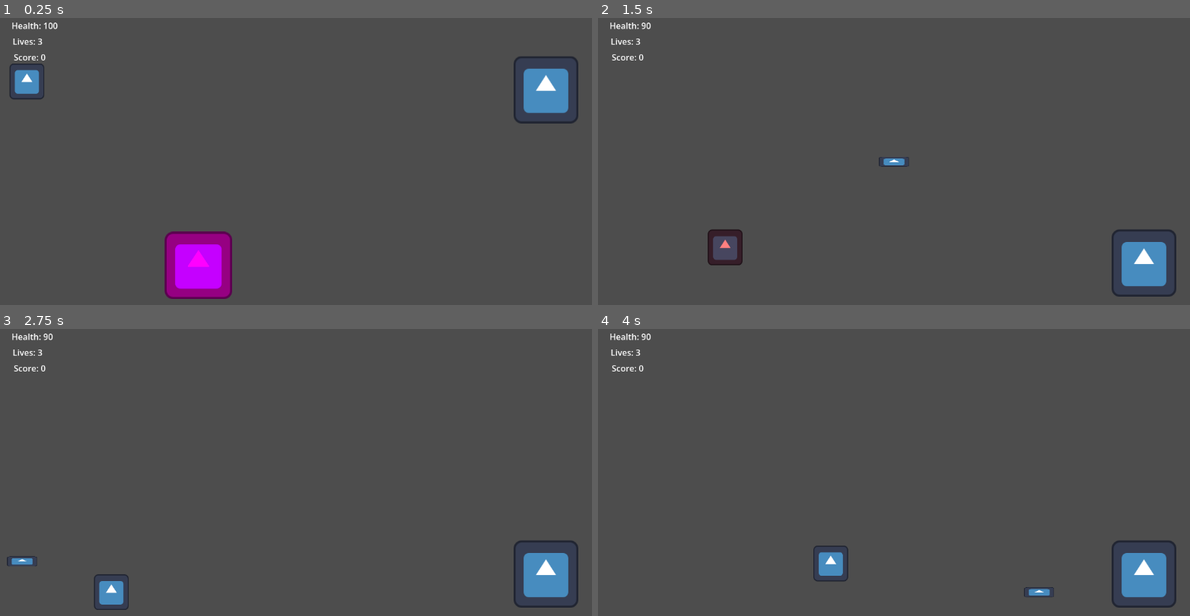
Above: before the commit, frames 1-4 (two rows, left to right).
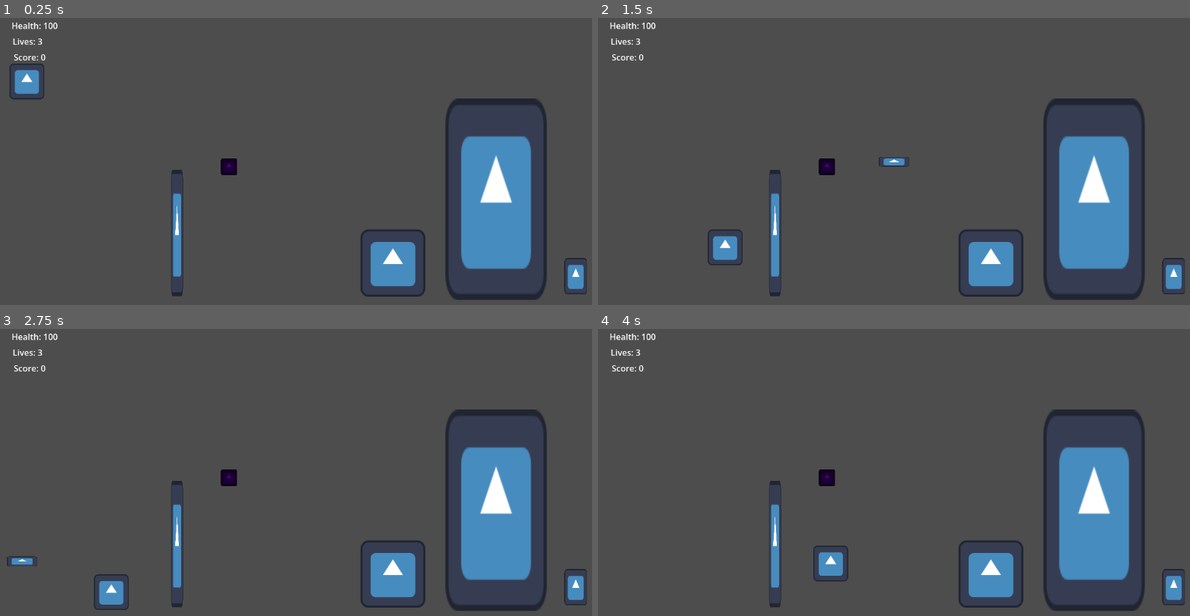
Above: after the commit, the same moments.

Repository: PixelPunk161/godot-platformer
Game: Godot game, scene res://Scenes/side_scroller.tscn
Same seed, same stepped clock (60 frames per second), same inputs: the game is played once before the commit and once after it. The engine's default icon, where the game draws it, is replaced by a stand-in: a white triangle on a blue panel in a dark square.
Inputs:
- Up to frame 1 (0.25 s): no input
- Up to frame 2 (1.5 s): hold Right (move_right) from 0.53 s (still down); tap X (shoot) at 0.6 s; tap Space (jump) at 0.77, 1.07 s; tap E (interact, bound only after the commit) at 0.8, 1.35 s
- Up to frame 3 (2.75 s): tap Space (jump) at 1.52, 1.55, 1.82, 2.1 s; release Right (move_right) at 2.03 s; hold Left (move_left) from 2.03 s (still down); tap X (shoot) at 2.3 s
- Up to frame 4 (4 s): release Left (move_left) at 2.78 s; hold Right (move_right) from 2.78 s (still down); tap X (shoot) at 2.85 s; tap Space (jump) at 3.02, 3.32, 3.77, 3.8 s; tap E (interact, bound only after the commit) at 3.05, 3.6 s

The runs differ from the first frame. In frame 1, 13% of the frame differs, in the area x 27-100%, y 13-99%; in frame 2, 11%; in frame 3, 11%; in frame 4, 11%.

Commit message:
added climbable ladder, interactable butt/gate logic, and an exit level

Diff:
--- /dev/null
+++ b/Scenes/Interactables/button.tscn
@@ -0,0 +1,23 @@
+[gd_scene format=3 uid="uid://suehnwgf681b"]
+
+[ext_resource type="Script" uid="uid://d05gjjhcwrkga" path="res://Scripts/Interactables/button.gd" id="1_6pgxd"]
+[ext_resource type="Texture2D" uid="uid://djnmuhkxao7qf" path="res://icon.svg" id="2_84ywo"]
+
+[sub_resource type="RectangleShape2D" id="RectangleShape2D_intjf"]
+size = Vector2(30, 32)
+
+[node name="Button" type="Area2D" unique_id=1067308712]
+collision_layer = 16
+collision_mask = 0
+script = ExtResource("1_6pgxd")
+
+[node name="CollisionShape2D" type="CollisionShape2D" parent="." unique_id=156779854]
+position = Vector2(1, 0)
+shape = SubResource("RectangleShape2D_intjf")
+
+[node name="Sprite2D" type="Sprite2D" parent="." unique_id=229011964]
+modulate = Color(0.60142785, 0, 0.32010448, 1)
+self_modulate = Color(0.5703228, 0.74821466, 0.99218804, 1)
+position = Vector2(1, 0)
+scale = Vector2(0.2421875, 0.25)
+texture = ExtResource("2_84ywo")
--- /dev/null
+++ b/Scenes/Interactables/gate.tscn
@@ -0,0 +1,20 @@
+[gd_scene format=3 uid="uid://cqe4kecg0f88e"]
+
+[ext_resource type="Script" uid="uid://cj2k45f5nwda5" path="res://Scripts/Interactables/gate.gd" id="1_0p0q1"]
+[ext_resource type="Texture2D" uid="uid://djnmuhkxao7qf" path="res://icon.svg" id="2_21iun"]
+
+[sub_resource type="RectangleShape2D" id="RectangleShape2D_punec"]
+size = Vector2(195, 382)
+
+[node name="Gate" type="StaticBody2D" unique_id=1154726088]
+collision_mask = 0
+script = ExtResource("1_0p0q1")
+
+[node name="Sprite2D" type="Sprite2D" parent="." unique_id=1328544311]
+position = Vector2(5.000061, -1)
+scale = Vector2(1.5, 2.9921875)
+texture = ExtResource("2_21iun")
+
+[node name="CollisionShape2D" type="CollisionShape2D" parent="." unique_id=510508124]
+position = Vector2(5.5, -1)
+shape = SubResource("RectangleShape2D_punec")
--- /dev/null
+++ b/Scenes/Interactables/ladder.tscn
@@ -0,0 +1,21 @@
+[gd_scene format=3 uid="uid://ct4j0irpdkqqk"]
+
+[ext_resource type="Script" uid="uid://dmnpcbbr8gy7" path="res://Scripts/Interactables/ladder.gd" id="1_st0ec"]
+[ext_resource type="Texture2D" uid="uid://djnmuhkxao7qf" path="res://icon.svg" id="1_vqtxw"]
+
+[sub_resource type="RectangleShape2D" id="RectangleShape2D_st0ec"]
+size = Vector2(25, 240)
+
+[node name="Ladder" type="Area2D" unique_id=639576137]
+collision_layer = 16
+collision_mask = 2
+script = ExtResource("1_st0ec")
+
+[node name="CollisionShape2D" type="CollisionShape2D" parent="." unique_id=1599761944]
+position = Vector2(4.5, 3)
+shape = SubResource("RectangleShape2D_st0ec")
+
+[node name="Sprite2D" type="Sprite2D" parent="." unique_id=737398383]
+position = Vector2(4.5, 1.999939)
+scale = Vector2(0.17968751, 1.8749999)
+texture = ExtResource("1_vqtxw")
--- /dev/null
+++ b/Scenes/Interactables/level_exit.tscn
@@ -0,0 +1,21 @@
+[gd_scene format=3 uid="uid://ch4ce7f32un00"]
+
+[ext_resource type="Script" uid="uid://b1ydl1rgjd8dd" path="res://Scripts/Interactables/level_exit.gd" id="1_a5n3n"]
+[ext_resource type="Texture2D" uid="uid://djnmuhkxao7qf" path="res://icon.svg" id="2_8or5f"]
+
+[sub_resource type="RectangleShape2D" id="RectangleShape2D_eunet"]
+size = Vector2(44, 69)
+
+[node name="LevelExit" type="Area2D" unique_id=856192290]
+collision_layer = 16
+collision_mask = 0
+script = ExtResource("1_a5n3n")
+
+[node name="Sprite2D" type="Sprite2D" parent="." unique_id=710388415]
+position = Vector2(7, -1.0000019)
+scale = Vector2(0.3359375, 0.5390625)
+texture = ExtResource("2_8or5f")
+
+[node name="CollisionShape2D" type="CollisionShape2D" parent="." unique_id=2108659162]
+position = Vector2(8, -1.5)
+shape = SubResource("RectangleShape2D_eunet")
--- a/Scenes/Player/Player.tscn
+++ b/Scenes/Player/Player.tscn
@@ -9,6 +9,9 @@
 [sub_resource type="RectangleShape2D" id="RectangleShape2D_h54ih"]
 size = Vector2(73, 70)
 
+[sub_resource type="RectangleShape2D" id="RectangleShape2D_ude3g"]
+size = Vector2(66, 68)
+
 [node name="Player" type="CharacterBody2D" unique_id=1213313319]
 collision_layer = 2
 script = ExtResource("1_ft8w5")
@@ -19,17 +22,29 @@
 texture = ExtResource("1_s0eop")
 
 [node name="CollisionShape2D" type="CollisionShape2D" parent="." unique_id=1933027671]
+visible = false
 position = Vector2(-3.5, 0)
 shape = SubResource("RectangleShape2D_ft8w5")
 
 [node name="Hurtbox" type="Area2D" parent="." unique_id=1037057468]
+visible = false
 collision_layer = 2
 collision_mask = 4
 
 [node name="CollisionShape2D" type="CollisionShape2D" parent="Hurtbox" unique_id=834826652]
+visible = false
 position = Vector2(-2.5, -1)
 shape = SubResource("RectangleShape2D_h54ih")
 
 [node name="Shootpoint" type="Marker2D" parent="." unique_id=203082208]
+visible = false
 position = Vector2(47, -2)
 gizmo_extents = 50.0
+
+[node name="InteractDetector" type="Area2D" parent="." unique_id=804012420]
+collision_layer = 0
+collision_mask = 16
+
+[node name="CollisionShape2D" type="CollisionShape2D" parent="InteractDetector" unique_id=61221117]
+position = Vector2(-4, 0)
+shape = SubResource("RectangleShape2D_ude3g")
--- a/Scenes/Projectiles/bullet.tscn
+++ b/Scenes/Projectiles/bullet.tscn
@@ -8,7 +8,7 @@
 
 [node name="Bullet" type="Area2D" unique_id=1805238405]
 collision_layer = 8
-collision_mask = 4
+collision_mask = 5
 script = ExtResource("1_3323x")
 damage = 1
 
--- a/Scenes/side_scroller.tscn
+++ b/Scenes/side_scroller.tscn
@@ -3,7 +3,10 @@
 [ext_resource type="PackedScene" uid="uid://cglesivhvhu3q" path="res://Scenes/Player/Player.tscn" id="1_5l4pe"]
 [ext_resource type="PackedScene" uid="uid://btkg0wfhaw24y" path="res://Scenes/UI/hud.tscn" id="2_nev8x"]
 [ext_resource type="PackedScene" uid="uid://bk5la4acduoep" path="res://Scenes/Enemies/enemy_static.tscn" id="3_grra8"]
-[ext_resource type="PackedScene" uid="uid://7dxmogwayfdy" path="res://Scenes/Enemies/enemy_patrol.tscn" id="4_3egk7"]
+[ext_resource type="PackedScene" uid="uid://ct4j0irpdkqqk" path="res://Scenes/Interactables/ladder.tscn" id="4_3egk7"]
+[ext_resource type="PackedScene" uid="uid://suehnwgf681b" path="res://Scenes/Interactables/button.tscn" id="5_jhddm"]
+[ext_resource type="PackedScene" uid="uid://cqe4kecg0f88e" path="res://Scenes/Interactables/gate.tscn" id="6_8usrq"]
+[ext_resource type="PackedScene" uid="uid://ch4ce7f32un00" path="res://Scenes/Interactables/level_exit.tscn" id="7_8usrq"]
 
 [sub_resource type="RectangleShape2D" id="RectangleShape2D_5l4pe"]
 size = Vector2(1425, 183)
@@ -24,9 +27,18 @@
 player = NodePath("../../Player")
 
 [node name="EnemyStatic" parent="." unique_id=39896627 instance=ExtResource("3_grra8")]
-position = Vector2(1032, 120)
+position = Vector2(742, 482)
 max_health = 5
 
-[node name="EnemyPatrol" parent="." unique_id=895212821 instance=ExtResource("4_3egk7")]
-position = Vector2(501, 473)
-move_speed = 500.0
+[node name="Ladder" parent="." unique_id=639576137 instance=ExtResource("4_3egk7")]
+position = Vector2(331, 417)
+
+[node name="Button" parent="." unique_id=1067308712 node_paths=PackedStringArray("target") instance=ExtResource("5_jhddm")]
+position = Vector2(433, 293)
+target = NodePath("../Gate")
+
+[node name="Gate" parent="." unique_id=1154726088 instance=ExtResource("6_8usrq")]
+position = Vector2(935, 356)
+
+[node name="LevelExit" parent="." unique_id=856192290 instance=ExtResource("7_8usrq")]
+position = Vector2(1084, 502)
--- a/Scripts/Autoload/game_state.gd
+++ b/Scripts/Autoload/game_state.gd
@@ -30,11 +30,11 @@
 	lives_changed.emit(lives)
 	score_changed.emit(score)
 
+func complete_level() -> void:
+	print("level complete!")
+	await get_tree().create_timer(2.0).timeout
+	get_tree().reload_current_scene()
+
 # Called when the node enters the scene tree for the first time.
 func _ready() -> void:
 	print("GameState Loaded. Lives: ", lives, ", Score: ", score)
-
-
-# Called every frame. 'delta' is the elapsed time since the previous frame.
-func _process(_delta: float) -> void:
-	pass
--- a/Scripts/Base/enemy_base.gd
+++ b/Scripts/Base/enemy_base.gd
@@ -13,6 +13,7 @@
 
 
 func _ready() -> void:
+	add_to_group("enemies")
 	health = max_health
 	base_color = sprite.modulate
 	hurtbox.area_entered.connect(_on_hurtbox_area_entered)
--- /dev/null
+++ b/Scripts/Base/new_script.gd
@@ -0,0 +1,6 @@
+class_name Interactable
+extends Area2D
+
+# Subclasses override this to define what they do when interacted with.
+func interact(_by: Node) -> void:
+	pass
--- /dev/null
+++ b/Scripts/Interactables/button.gd
@@ -0,0 +1,13 @@
+extends Interactable
+
+@export var target: Node = null
+
+var is_pressed: bool = false
+
+func interact(_by: Node) -> void:
+	if is_pressed:
+		return
+	is_pressed = true
+	print("button pressed!")
+	if target and target.has_method("activate"):
+		target.activate()
--- /dev/null
+++ b/Scripts/Interactables/gate.gd
@@ -0,0 +1,9 @@
+extends StaticBody2D
+
+@onready var collision: CollisionShape2D = $CollisionShape2D
+@onready var sprite: Sprite2D = $Sprite2D
+
+func activate() -> void:
+	print("gate opening!")
+	collision.set_deferred("disabled", true)
+	sprite.modulate.a = 0.3
--- /dev/null
+++ b/Scripts/Interactables/interactables.gd
@@ -0,0 +1,6 @@
+class_name Interactable
+extends Area2D
+
+# Subclasses override this to define what they do when interacted with.
+func interact(_by: Node) -> void:
+	pass
--- /dev/null
+++ b/Scripts/Interactables/ladder.gd
@@ -0,0 +1,16 @@
+extends Area2D
+
+
+# Called when the node enters the scene tree for the first time.
+func _ready() -> void:
+	body_entered.connect(_on_body_entered)
+	body_exited.connect(_on_body_exited)
+
+func _on_body_entered(body: Node2D) -> void:
+	if body.has_method("enter_ladder"):
+		body.enter_ladder()
+		print("_on_body_entered")
+
+func _on_body_exited(body: Node2D) -> void:
+	if body.has_method("exit_ladder"):
+		body.exit_ladder()
--- /dev/null
+++ b/Scripts/Interactables/level_exit.gd
@@ -0,0 +1,15 @@
+extends Interactable
+
+@export var require_all_enemies_dead: bool = true
+
+func interact (_by: Node) -> void:
+	if not _requirements_met():
+		print("cannot exit yet.")
+		return
+	GameState.complete_level()
+
+func _requirements_met() -> bool:
+	if require_all_enemies_dead:
+		if not get_tree().get_nodes_in_group("enemies").is_empty():
+			return false
+	return true
--- a/Scripts/Player/player.gd
+++ b/Scripts/Player/player.gd
@@ -7,31 +7,55 @@
 const MAX_HEALTH = 100
 const INVINCIBILITY_DURATION = 1.5
 const BULLET = preload("res://Scenes/Projectiles/bullet.tscn")
+const CLIMB_SPEED = 100
 
 var health: int = MAX_HEALTH
 var is_invincible: bool = false
 var spawn_position: Vector2
 var facing_direction: int = 1
+var can_climb: bool = false
+var is_climbing: bool = false
+var nearby_interactables: Array[Interactable] = []
 
 @onready var sprite: Sprite2D = $Sprite2D
 @onready var hurtbox: Area2D = $Hurtbox
 @onready var shoot_point: Marker2D = $Shootpoint
+@onready var interact_detector: Area2D = $InteractDetector
 
 func _ready() -> void:
 	spawn_position = global_position
 	hurtbox.area_entered.connect(_on_hurtbox_area_entered)
+	interact_detector.area_entered.connect(_on_interact_area_entered)
+	interact_detector.area_exited.connect(_on_interact_area_exited)
 
 func _physics_process(delta: float) -> void:
-	# Add the gravity.
+	if can_climb and not is_climbing:
+		if Input.is_action_just_pressed("climb_up") or Input.is_action_just_pressed("climb_down"):
+			is_climbing = true
+			print("started climbing")
+	if is_climbing:
+		_do_climbing(delta)
+	else:
+		_do_walking(delta)
+
+	if Input.is_action_just_pressed("shoot"):
+		_shoot()
+
+	if Input.is_action_just_pressed("interact"):
+		_try_interact()
+
+	move_and_slide()
+
+func _do_walking(delta: float) -> void:
 	if not is_on_floor():
 		velocity += get_gravity() * delta
 
-	# Handle jump.
+# Handle jump.
 	if Input.is_action_just_pressed("jump") and is_on_floor():
 		velocity.y = JUMP_VELOCITY
 
-	# Get the input direction and handle the movement/deceleration.
-	# As good practice, you should replace UI actions with custom gameplay actions.
+# Get the input direction and handle the movement/deceleration.
+# As good practice, you should replace UI actions with custom gameplay actions.
 	var direction := Input.get_axis("move_left", "move_right")
 	if direction:
 		velocity.x = direction * SPEED
@@ -41,17 +65,20 @@
 	else:
 		velocity.x = move_toward(velocity.x, 0, SPEED)
 
-	if Input.is_action_just_pressed("shoot"):
-		_shoot()
-	move_and_slide()
+func _do_climbing(_delta: float) -> void:
+	var climb_dir := Input.get_axis("climb_up", "climb_down")
+	velocity.y = climb_dir * CLIMB_SPEED
+	velocity.x = 0
+
+	if Input.is_action_just_pressed("jump"):
+		is_climbing = false
+		velocity.y = JUMP_VELOCITY
+
 func _shoot() -> void:
 	var bullet = BULLET.instantiate()
 	get_parent().add_child(bullet)
 	bullet.global_position = shoot_point.global_position
 	bullet.direction = facing_direction
-
-
-
 
 func take_damage(amount: int) -> void:
 	if is_invincible:
@@ -86,6 +113,26 @@
 	global_position = spawn_position
 	_start_invicibility()
 
+func enter_ladder() -> void:
+	can_climb = true
+	print("entered ladder, can climb=", can_climb)
+
+func exit_ladder() -> void:
+	can_climb = false
+	is_climbing = false
 func _on_hurtbox_area_entered(area: Area2D) -> void:
 	if area is Hitbox:
 		take_damage(area.damage)
+
+func _try_interact() -> void:
+	if nearby_interactables.is_empty():
+		return
+	nearby_interactables[-1].interact(self)
+
+func _on_interact_area_entered(area: Area2D) -> void:
+	if area is Interactable:
+		nearby_interactables.append(area)
+
+func _on_interact_area_exited(area: Area2D) -> void:
+	if area is Interactable:
+		nearby_interactables.erase(area)
--- a/Scripts/Projectiles/bullet.gd
+++ b/Scripts/Projectiles/bullet.gd
@@ -8,7 +8,8 @@
 
 # Called when the node enters the scene tree for the first time.
 func _ready() -> void:
-	area_entered.connect(_on_area_entered)
+	area_entered.connect(_on_hit)
+	body_entered.connect(_on_hit)
 	await get_tree().create_timer(2.0).timeout
 	queue_free()
 
@@ -17,5 +18,5 @@
 func _process(delta: float) -> void:
 	position.x += SPEED * direction * delta
 
-func _on_area_entered(_area: Area2D) -> void:
+func _on_hit(_thing) -> void:
 	queue_free()
--- a/project.godot
+++ b/project.godot
@@ -41,6 +41,23 @@
 "events": [Object(InputEventKey,"resource_local_to_scene":false,"resource_name":"","device":-1,"window_id":0,"alt_press …(192 unchanged characters)…
 ]
 }
+climb_up={
+"deadzone": 0.2,
+"events": [Object(InputEventKey,"resource_local_to_scene":false,"resource_name":"","device":-1,"window_id":0,"alt_pressed":false,"shift_pressed":false,"ctrl_pressed":false,"meta_pressed":false,"pressed":false,"keycode":0,"physical_keycode":87,"key_label":0,"unicode":119,"location":0,"echo":false,"script":null)
+, Object(InputEventKey,"resource_local_to_scene":false,"resource_name":"","device":-1,"window_id":0,"alt_pressed":false,"shift_pressed":false,"ctrl_pressed":false,"meta_pressed":false,"pressed":false,"keycode":0,"physical_keycode":4194320,"key_label":0,"unicode":0,"location":0,"echo":false,"script":null)
+]
+}
+climb_down={
+"deadzone": 0.2,
+"events": [Object(InputEventKey,"resource_local_to_scene":false,"resource_name":"","device":-1,"window_id":0,"alt_pressed":false,"shift_pressed":false,"ctrl_pressed":false,"meta_pressed":false,"pressed":false,"keycode":0,"physical_keycode":83,"key_label":0,"unicode":115,"location":0,"echo":false,"script":null)
+, Object(InputEventKey,"resource_local_to_scene":false,"resource_name":"","device":-1,"window_id":0,"alt_pressed":false,"shift_pressed":false,"ctrl_pressed":false,"meta_pressed":false,"pressed":false,"keycode":0,"physical_keycode":4194322,"key_label":0,"unicode":0,"location":0,"echo":false,"script":null)
+]
+}
+interact={
+"deadzone": 0.2,
+"events": [Object(InputEventKey,"resource_local_to_scene":false,"resource_name":"","device":-1,"window_id":0,"alt_pressed":false,"shift_pressed":false,"ctrl_pressed":false,"meta_pressed":false,"pressed":false,"keycode":0,"physical_keycode":69,"key_label":0,"unicode":101,"location":0,"echo":false,"script":null)
+]
+}
 
 [layer_names]
 
@@ -48,6 +65,7 @@
 2d_physics/layer_2="player"
 2d_physics/layer_3="enemies"
 2d_physics/layer_4="player_projectiles"
+2d_physics/layer_5="interactables"
 
 [physics]
 
Not shown, added: Scripts/Base/new_script.gd.uid
Not shown, added: Scripts/Interactables/button.gd.uid
Not shown, added: Scripts/Interactables/gate.gd.uid
Not shown, added: Scripts/Interactables/interactables.gd.uid
Not shown, added: Scripts/Interactables/ladder.gd.uid
Not shown, added: Scripts/Interactables/level_exit.gd.uid
